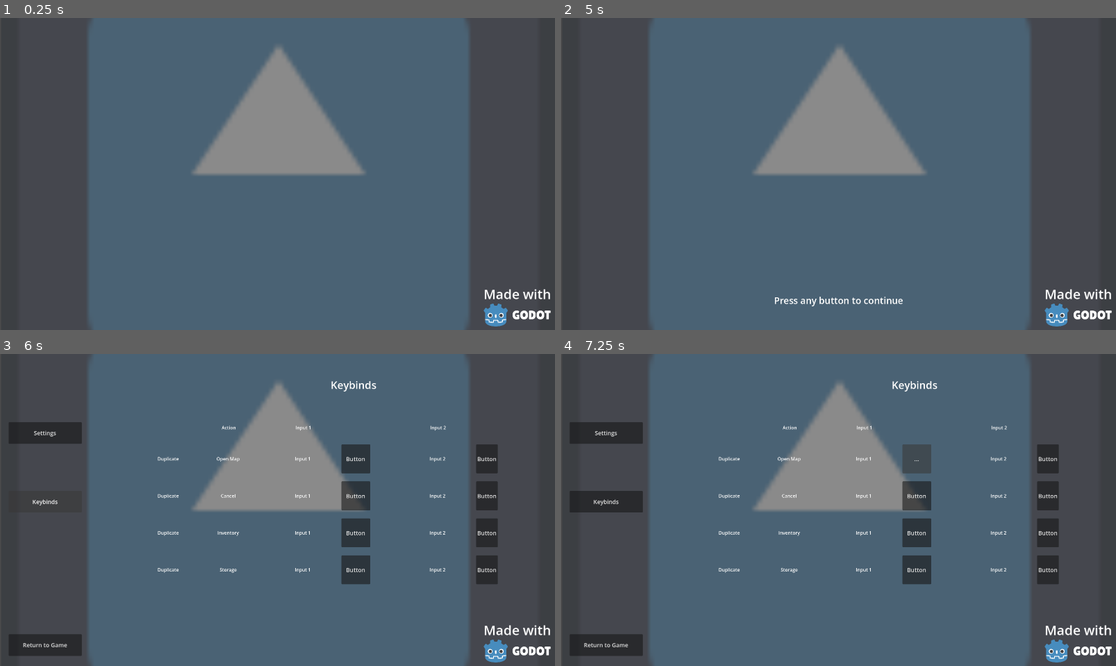
Above: before the commit, frames 1-4 (two rows, left to right).
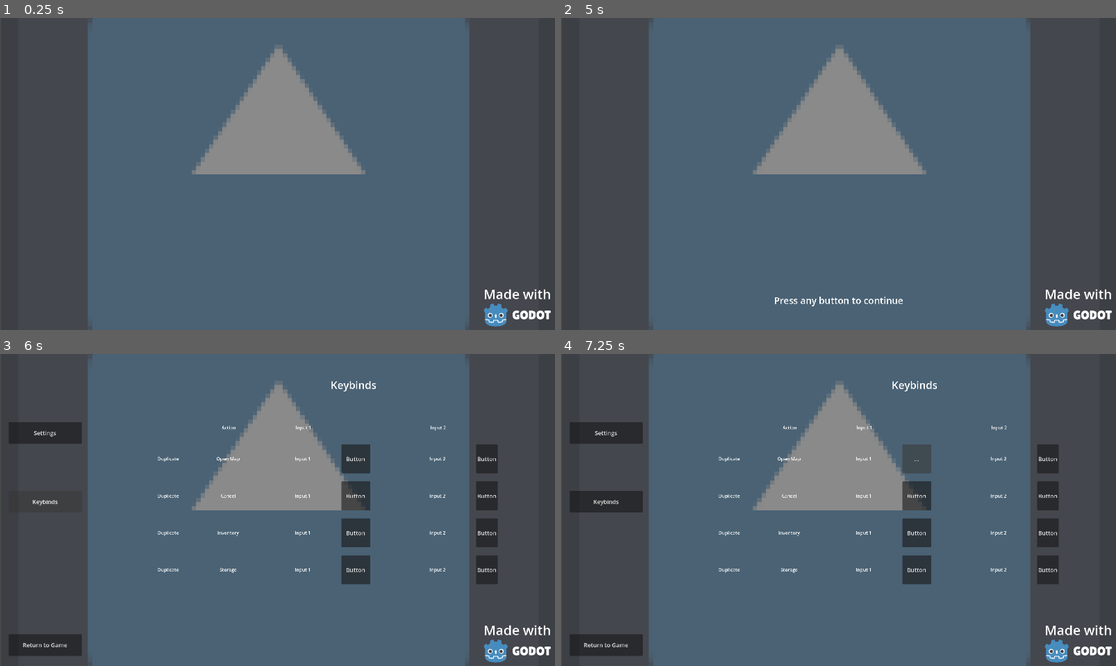
Above: after the commit, the same moments.

Repository: dingus4882/GameJam2026
Game: Godot game, scene res://Scenes/boot_splash.tscn
Same seed, same stepped clock (60 frames per second), same inputs: the game is played once before the commit and once after it. The engine's default icon, where the game draws it, is replaced by a stand-in: a white triangle on a blue panel in a dark square. Sound files missing from this copy of the repository are replaced by a short silence.
Inputs (mouse positions are in pixels of both pictures, inside the frame that each line leads up to):
- Up to frame 1 (0.25 s): no input
- Up to frame 2 (5 s): tap Enter at 0.5, 2, 3.5 s; move the mouse to (960, 158) at 0.52 s; tap Backspace at 0.6, 2.1, 3.6 s; click (960, 158) at 0.67 s; tap Space at 1.25, 2.75, 4.25 s; drag from (727, 189) to (810, 236) at 1.27 s; move the mouse to (894, 105) at 2.02 s; click (894, 105) at 2.17 s; drag from (810, 236) to (672, 127) at 2.77 s; move the mouse to (1005, 220) at 3.52 s; click (1005, 220) at 3.67 s; drag from (672, 127) to (755, 96) at 4.27 s
- Up to frame 3 (6 s): move the mouse to (305, 510) at 5.02 s; tap Backspace at 5.1 s; click (305, 510) at 5.17 s; click "Keybinds" at 5.75 s
- Up to frame 4 (7.25 s): click "Button" at 6.5 s

The runs differ from the first frame. In frame 1, 0.2% of the frame differs, in the area x 34-100%, y 10-98%; in frame 2, 0.2%; in frame 3, 0.4%, in the area x 4-100%, y 8-98%; in frame 4, 0.4%.

Commit message:
Create maincharacter_geto.tscn
The main character and he has a idle animation.

Diff:
--- /dev/null
+++ b/Scenes/maincharacter_geto.tscn
@@ -0,0 +1,47 @@
+[gd_scene format=3 uid="uid://jbgyv8v8pfix"]
+
+[ext_resource type="Texture2D" uid="uid://dxkixoldjikna" path="res://Sprites/BrainlessgamejamGETO1.png" id="1_3mqsd"]
+
+[sub_resource type="AtlasTexture" id="AtlasTexture_0aigr"]
+atlas = ExtResource("1_3mqsd")
+region = Rect2(0, 0, 64, 48)
+
+[sub_resource type="AtlasTexture" id="AtlasTexture_u2gkk"]
+atlas = ExtResource("1_3mqsd")
+region = Rect2(0, 48, 64, 48)
+
+[sub_resource type="AtlasTexture" id="AtlasTexture_legk6"]
+atlas = ExtResource("1_3mqsd")
+region = Rect2(0, 96, 64, 48)
+
+[sub_resource type="SpriteFrames" id="SpriteFrames_taruv"]
+animations = [{
+"frames": [{
+"duration": 1.0,
+"texture": SubResource("AtlasTexture_0aigr")
+}, {
+"duration": 1.0,
+"texture": SubResource("AtlasTexture_u2gkk")
+}, {
+"duration": 1.0,
+"texture": SubResource("AtlasTexture_legk6")
+}],
+"loop": 1,
+"name": &"default",
+"speed": 5.0
+}]
+
+[sub_resource type="RectangleShape2D" id="RectangleShape2D_w48ex"]
+size = Vector2(7, 46)
+
+[node name="MaincharacterGETO" type="CharacterBody2D" unique_id=108096032]
+
+[node name="AnimatedSprite2D" type="AnimatedSprite2D" parent="." unique_id=326044871]
+position = Vector2(7, -24)
+sprite_frames = SubResource("SpriteFrames_taruv")
+frame = 2
+frame_progress = 0.30272853
+
+[node name="CollisionShape2D" type="CollisionShape2D" parent="." unique_id=836642067]
+position = Vector2(-0.5, -24)
+shape = SubResource("RectangleShape2D_w48ex")
--- a/project.godot
+++ b/project.godot
@@ -10,7 +10,7 @@
 
 [application]
 
-config/name="Game Jam 2026"
+config/name="Brainless Game Jam 2026"
 run/main_scene="uid://nb3cuqdugyo1"
 config/features=PackedStringArray("4.7", "Forward Plus")
 config/icon="res://icon.svg"
@@ -61,5 +61,6 @@
 
 [rendering]
 
+textures/canvas_textures/default_texture_filter=0
 rendering_device/driver.windows="d3d12"
 renderer/rendering_method="gl_compatibility"
Not shown: 1 places in Scenes/UI/UI_Background.tscn that only renumber resources
Binary file added: Sprites/BrainlessgamejamGETO1.png
